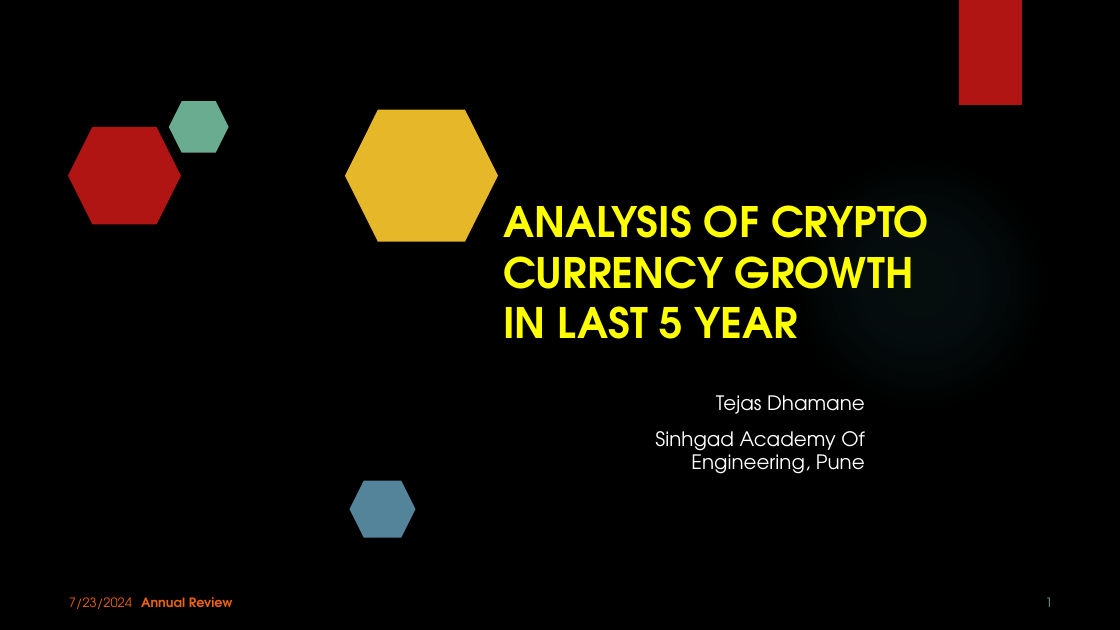
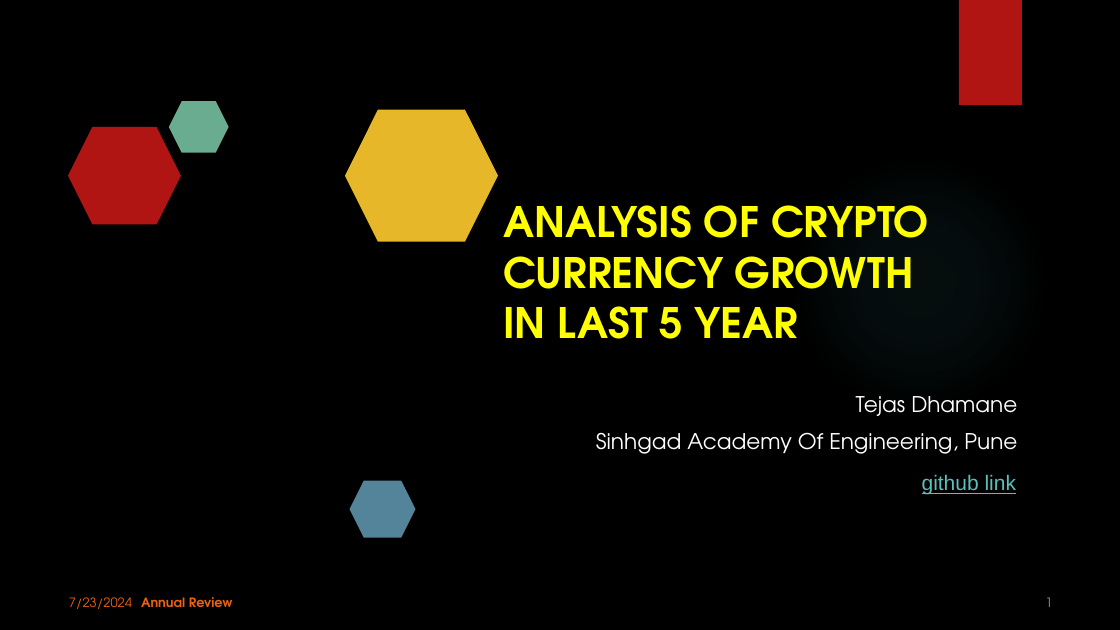
Before and after one commit to Tejas3400/PowerBi_Final_Project, a slide deck: slide 1 of PPT_PoweBi_FinalProject_TejasDhamane.pptx. Drawn at 1120x630 pixels with LibreOffice and Linux fonts; fonts in the diff are those of the drawing; background and template pictures are left out. Boxes give left, top, right and bottom in pixels: in the first picture for what was removed or moved away, otherwise in the second. Text is boxed around its words. In the diff, an @@ line names an element or a change of style, - is before the commit and + after.

```diff
--- a/PPT_PoweBi_FinalProject_TejasDhamane.pptx
+++ b/PPT_PoweBi_FinalProject_TejasDhamane.pptx
@@ text "Tejas Dhamane" at [596, 396, 1017, 454]: size 17 to 18.5 pt @@
@@ text added at [922, 474, 1016, 495], 18 pt, text #58C1BA, underline @@
+github link
```
